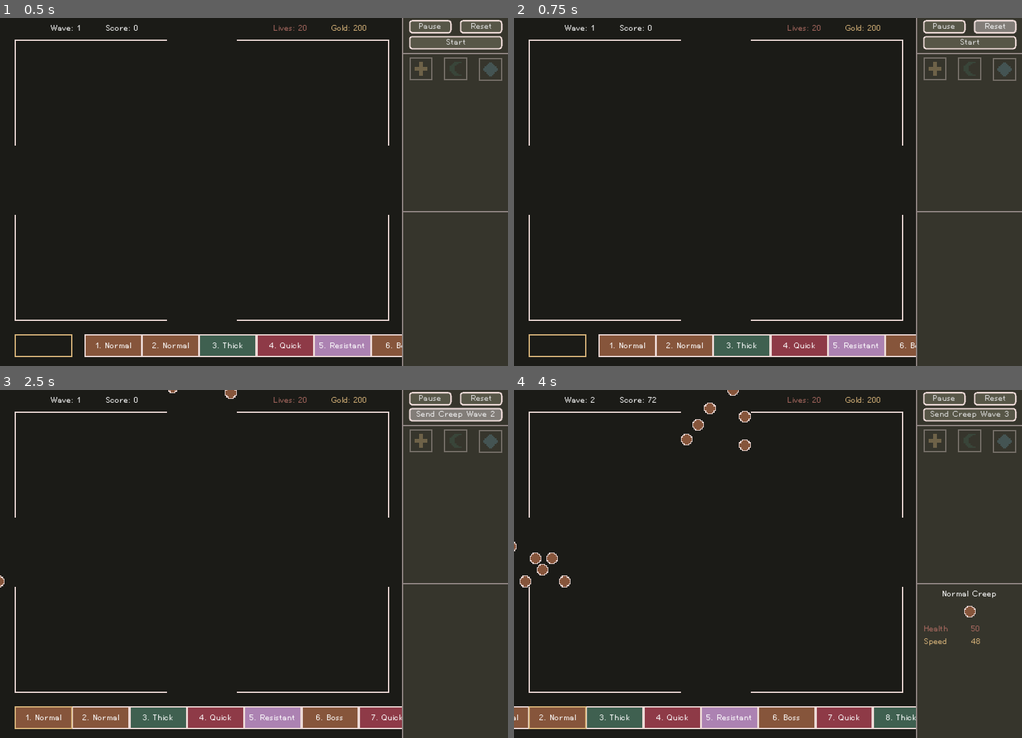
Above: before the commit, frames 1-4 (two rows, left to right).
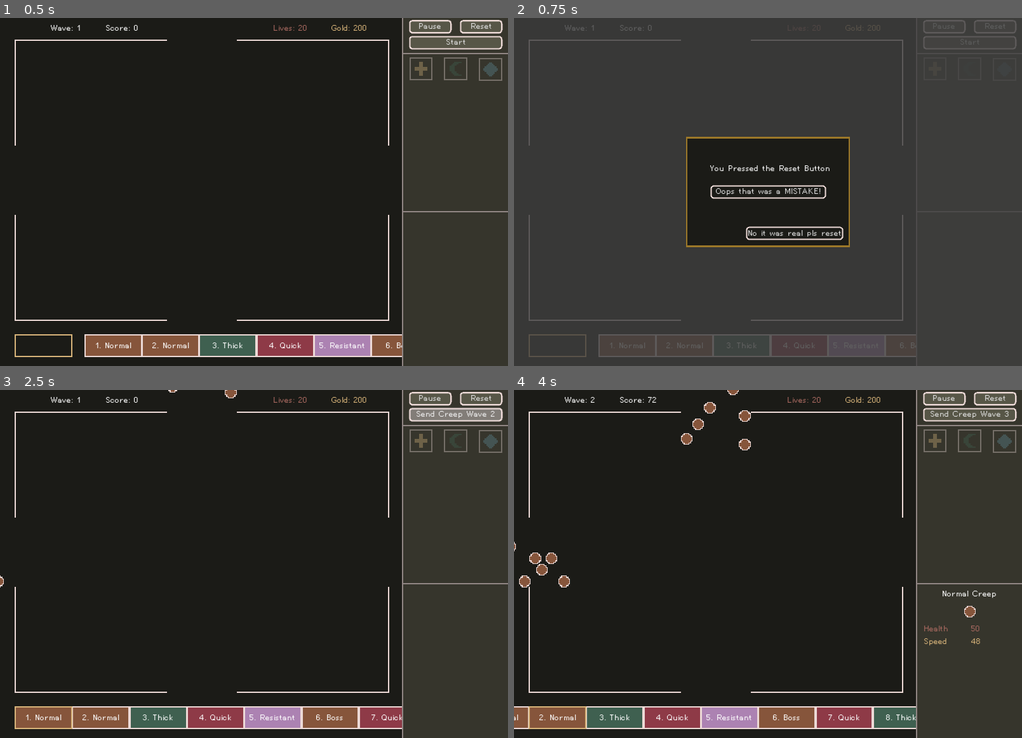
Above: after the commit, the same moments.

Repository: nolenroyalty/ReShape-TD
Game: Godot game, scene res://Main.tscn
Same seed, same stepped clock (60 frames per second), same inputs: the game is played once before the commit and once after it.
Inputs (mouse positions are in pixels of both pictures, inside the frame that each line leads up to):
- Up to frame 1 (0.5 s): no input
- Up to frame 2 (0.75 s): click "Reset" at 0.5 s
- Up to frame 3 (2.5 s): click (254, 564) at 1.25 s, where only the run after the commit has a clickable "Oops that was a MISTAKE!"; click "Start" at 2 s
- Up to frame 4 (4 s): click (524, 581) at 2.77 s; move the mouse to (717, 553) at 3.52 s; hold U (upgrade_tower) from 3.53 s (still down); tap N (send_wave) at 3.6 s; click (717, 553) at 3.67 s

Frame 1 is identical in both runs. In frame 2, 72% of the frame differs, in the area x 0-100%, y 0-100%; in frame 3, less than 0.1%; in frame 4, 0.2%.

Commit message:
reset button that probabblylllly works

Diff:
--- a/Main.gd
+++ b/Main.gd
@@ -3,6 +3,7 @@
 var ReshapeUpgradeAll = preload("res://ui/ReshapeUpgradeAllChoices.tscn")
 var ReshapeUpgradePicker = preload("res://ui/ReshapeUpgrade3Choice.tscn")
 var PauseModal = preload("res://ui/PauseModal.tscn")
+var ResetModal = preload("res://ui/ResetModal.tscn")
 
 onready var battlefield = $Battlefield
 # onready var upgrade_selector = $ReshapeUpgradeSelector
@@ -95,6 +96,7 @@
 func start_or_send_next_wave():
 	if not started:
 		wave_display.start()
+		battlefield.set_playing()
 		started = true
 	else:
 		wave_display.advance_immediately()
@@ -139,6 +141,28 @@
 	add_child(modal)
 	modal.connect("resumed", self, "resume_pressed", [modal])
 
+func actually_reset(modal):
+	battlefield.reset()
+	sidebar.reset()
+	wave_display.reset()
+	Upgrades.reset()
+	State.reset()
+	started = false
+
+	modal.queue_free()
+	unpause_modal_gone()
+
+func cancel_reset(modal):
+	modal.queue_free()
+	unpause_modal_gone()
+
+func reset_pressed():
+	pause_for_modal()
+	var modal = ResetModal.instance()
+	add_child(modal)
+	modal.connect("actually_reset", self, "actually_reset", [modal])
+	modal.connect("cancel_reset", self, "cancel_reset", [modal])
+
 # Called when the node enters the scene tree for the first time.
 func _ready():
 	# set_shape(C.SHAPE.CROSS)
@@ -147,6 +171,7 @@
 	sidebar.connect("send_wave", self, "start_or_send_next_wave")
 	sidebar.connect("shape_cleared", self, "handle_sidebar_cleared_shape")
 	sidebar.connect("pause", self, "pause_pressed")
+	sidebar.connect("reset", self, "reset_pressed")
 
 	battlefield.connect("selected_tower", self, "show_individual_tower")
 	battlefield.connect("selected_creep", self, "show_individual_creep")
--- a/battlefield/Battlefield.gd
+++ b/battlefield/Battlefield.gd
@@ -20,12 +20,12 @@
 var ResistBoss = preload("res://creeps/ResistantBoss.tscn")
 var Tower = preload("res://towers/Tower.tscn")
 
-enum S { PLAYING, IN_MENU }
+enum S { NOT_YET_STARTED, PLAYING, IN_MENU }
 
 var current_build_location = null
 var rng : RandomNumberGenerator = RandomNumberGenerator.new()
 var selected_shape = null
-var state = S.PLAYING
+var state = S.NOT_YET_STARTED
 var selected_creep_or_tower = null
 var spawn_queue = []
 
@@ -126,10 +126,21 @@
 
 	grid.init(all_points)
 
+func timer_done__add_creep(timer, creep):
+	timer.queue_free()
+	if state == S.PLAYING:
+		add_child(creep)
+	else:
+		print("Not adding creep because the game is not playing - game probably reset?")
+
 func add_creep_soon(creep):
 	var wait_time = rng.randf() * 0.2
-	yield(get_tree().create_timer(wait_time), "timeout")
-	add_child(creep)
+	var t = Timer.new()
+	add_child(t)
+	t.set_wait_time(wait_time)
+	t.set_one_shot(true)
+	t.connect("timeout", self, "timer_done__add_creep", [t, creep])
+	t.start(wait_time)
 
 func spawn(vertical):
 	if vertical: return $SpawnLeft
@@ -169,10 +180,16 @@
 		creep.connect("selected", self, "creep_selected", [creep])
 		add_creep_soon(creep)
 
-func handle_event__playing(event):
+func build_tower_for_mouse_event(event):
 	if event is InputEventMouseButton:
 		if current_build_location != null and event.pressed and event.button_index == BUTTON_LEFT:
 			try_to_build_tower(event)
+
+func handle_event__playing(event):
+	build_tower_for_mouse_event(event)
+
+func handle_event__not_started(event):
+	build_tower_for_mouse_event(event)
 
 func add_to_spawn_queue(creep, count, level):
 	for _i in range(count):
@@ -231,6 +248,7 @@
 	match state:
 		S.PLAYING: handle_event__playing(event)
 		S.IN_MENU: pass
+		S.NOT_YET_STARTED: handle_event__not_started(event)
 
 func _process(delta):
 	match state:
@@ -240,6 +258,20 @@
 				pop_from_spawn_queue()
 
 		S.IN_MENU: pass
+
+func reset():
+	for child in get_tree().get_nodes_in_group("creep"):
+		child.queue_free()
+	for child in get_tree().get_nodes_in_group("tower"):
+		child.queue_free()
+	for child in get_tree().get_nodes_in_group("bullet"):
+		child.queue_free()
+
+	current_build_location = null
+	selected_shape = null
+	state = S.NOT_YET_STARTED
+	selected_creep_or_tower = null
+	spawn_queue = []
 
 func _ready():
 	buildable.connect("mouse_buildable_grid_position", self, "move_building_indicator")
--- a/globals/State.gd
+++ b/globals/State.gd
@@ -5,10 +5,18 @@
 signal lives_updated(amount)
 signal score_updated(amount)
 
-var gold = 200
-var lives = 20
+var gold : int
+var lives : int
 var debug = true
-var score = 0
+var score : int
+
+func reset():
+	gold = 200
+	emit_signal("gold_updated", gold)
+	lives = 20
+	emit_signal("lives_updated", lives)
+	score = 0
+	emit_signal("score_updated", score)
 
 func add_gold(amount):
 	gold += int(amount)
@@ -35,3 +43,6 @@
 		emit_signal("game_over")
 	else:
 		emit_signal("lives_updated", lives)
+
+func _ready():
+	reset()
--- a/towers/Bullet.tscn
+++ b/towers/Bullet.tscn
@@ -13,7 +13,7 @@
 [sub_resource type="CircleShape2D" id=3]
 radius = 32.0
 
-[node name="Bullet" type="KinematicBody2D"]
+[node name="Bullet" type="KinematicBody2D" groups=["bullet"]]
 z_index = 1
 collision_layer = 128
 collision_mask = 2
--- a/towers/Upgrades.gd
+++ b/towers/Upgrades.gd
@@ -225,6 +225,9 @@
 func projectile_size_mult(t):
 	return state[t].PROJECTILE_SIZE_MULT
 
-func _ready():
+func reset():
 	for shape in shapes:
 		state[shape] = Stats.new()
+
+func _ready():
+	reset()
--- a/ui/FullSidebar.gd
+++ b/ui/FullSidebar.gd
@@ -52,6 +52,11 @@
 func prop_shape_cleared():
 	emit_signal("shape_cleared")
 
+func reset():
+	set_shape(null)
+	next_wave_button.text = "Start"
+	individual_viewer.free_current()
+
 func _ready():
 	tower_builder.connect("reshape", self, "prop_reshape")
 	tower_builder.connect("selected", self, "prop_selected")
--- a/ui/IndividualTowerViewer.tscn
+++ b/ui/IndividualTowerViewer.tscn
@@ -116,8 +116,6 @@
 size_flags_horizontal = 0
 
 [node name="Sell" type="Button" parent="Grid"]
-anchor_top = 0.021
-anchor_bottom = 0.028
 margin_top = 94.0
 margin_right = 110.0
 margin_bottom = 112.0
--- /dev/null
+++ b/ui/ResetModal.gd
@@ -0,0 +1,16 @@
+extends CanvasLayer
+signal actually_reset
+signal cancel_reset
+
+onready var mistake = $NinePatchRect/Mistake
+onready var real = $NinePatchRect/Real
+
+func real_pressed():
+	emit_signal("actually_reset")
+
+func mistake_pressed():
+	emit_signal("cancel_reset")
+
+func _ready():
+	mistake.connect("pressed", self, "mistake_pressed")
+	real.connect("pressed", self, "real_pressed")
--- /dev/null
+++ b/ui/ResetModal.tscn
@@ -0,0 +1,58 @@
+[gd_scene load_steps=3 format=2]
+
+[ext_resource path="res://ui/sprites/ninepatch-modal.png" type="Texture" id=1]
+[ext_resource path="res://ui/ResetModal.gd" type="Script" id=2]
+
+[node name="CanvasLayer" type="CanvasLayer"]
+pause_mode = 2
+script = ExtResource( 2 )
+
+[node name="NinePatchRect" type="NinePatchRect" parent="."]
+anchor_left = 0.5
+anchor_top = 0.5
+anchor_right = 0.5
+anchor_bottom = 0.5
+margin_left = -113.0
+margin_top = -76.0
+margin_right = 113.0
+margin_bottom = 76.0
+texture = ExtResource( 1 )
+patch_margin_left = 2
+patch_margin_top = 2
+patch_margin_right = 2
+patch_margin_bottom = 2
+
+[node name="Label" type="Label" parent="NinePatchRect"]
+anchor_left = 0.5
+anchor_top = 0.5
+anchor_right = 0.5
+anchor_bottom = 0.5
+margin_left = -80.5
+margin_top = -39.0
+margin_right = 80.5
+margin_bottom = -25.0
+text = "You Pressed the Reset Button"
+
+[node name="Mistake" type="Button" parent="NinePatchRect"]
+anchor_left = 0.5
+anchor_top = 0.5
+anchor_right = 0.5
+anchor_bottom = 0.5
+margin_left = -79.5
+margin_top = -9.0
+margin_right = 79.5
+margin_bottom = 9.0
+rect_min_size = Vector2( 60, 0 )
+text = "Oops that was a MISTAKE!"
+
+[node name="Real" type="Button" parent="NinePatchRect"]
+anchor_left = 0.5
+anchor_top = 0.5
+anchor_right = 0.5
+anchor_bottom = 0.5
+margin_left = -30.0
+margin_top = 48.0
+margin_right = 101.0
+margin_bottom = 66.0
+rect_min_size = Vector2( 60, 0 )
+text = "No it was real pls reset"
--- a/ui/WaveDisplay.gd
+++ b/ui/WaveDisplay.gd
@@ -6,6 +6,7 @@
 
 const FULL_TIMER = 25
 const CARD_SIZE = 80
+const ORIGINAL_POSITION = 96
 
 onready var wave_line = $WaveLine
 onready var advance_tween = $AdvanceTween
@@ -81,6 +82,17 @@
 	advance_immediately()
 	wave_timer.start(1)
 
+func reset():
+	wave_number = 0
+	bonus_from_wave_skipping = 0
+	wave_line.position.x = ORIGINAL_POSITION
+	advance_tween.stop_all()
+	tick_tween.stop_all()
+	wave_timer.stop()
+	timer_amount = FULL_TIMER
+	wave_line.reset()
+	init(all_waves)
+
 func _process(_delta):
 	if State.debug and Input.is_action_just_pressed("DEBUG_START"):
 		start()
--- a/ui/WaveLine.gd
+++ b/ui/WaveLine.gd
@@ -16,6 +16,10 @@
 	for z in [one, two, three]:
 		z.queue_free()
 
+func reset():
+	for card in cards.get_children():
+		card.queue_free()
+
 func init(waves):
 	var wave_number = 1
 	for wave in waves:
